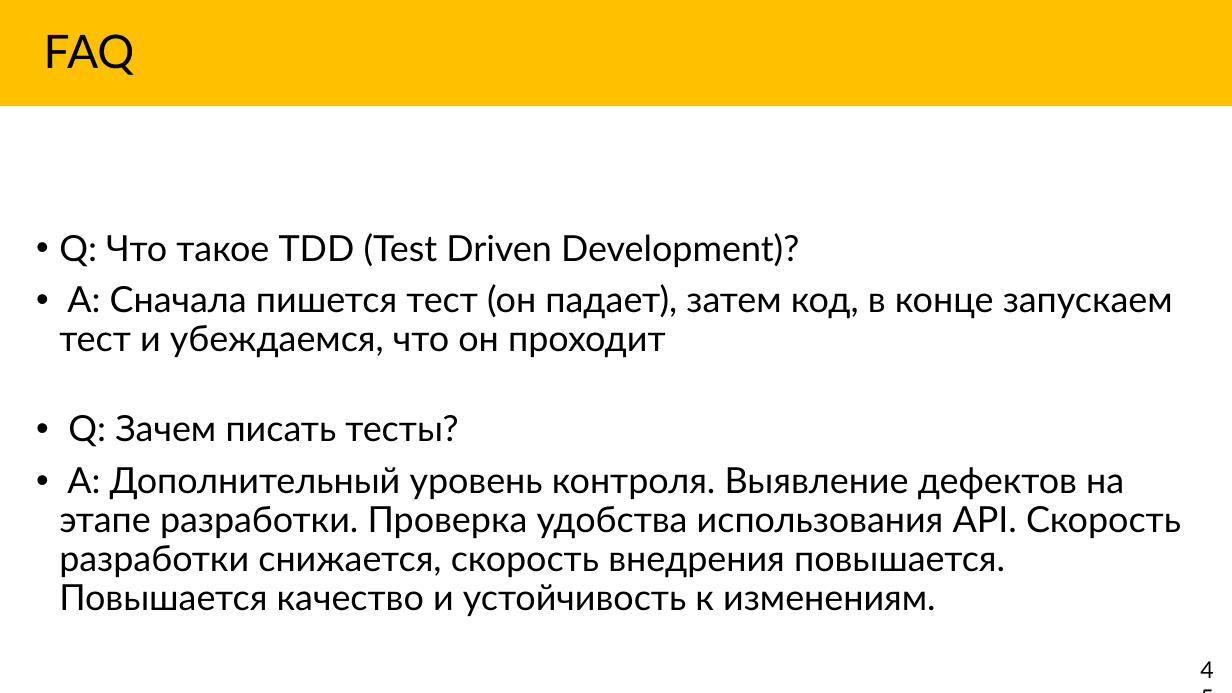
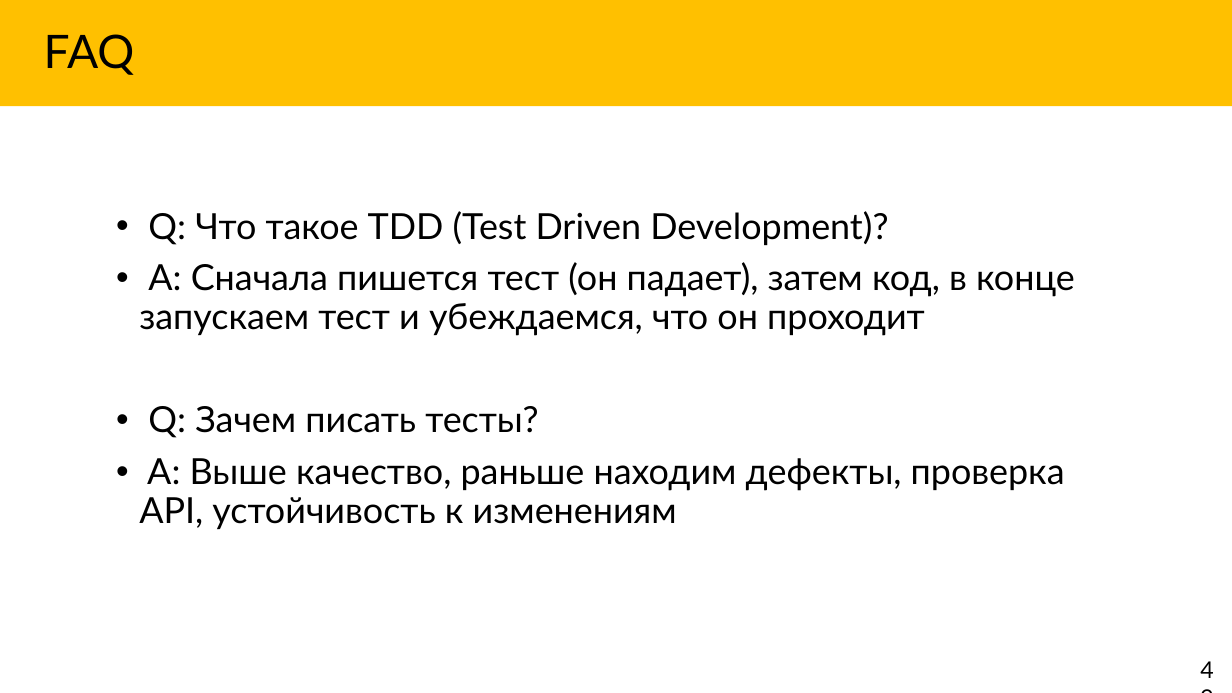
Before and after one commit to Markeli/BugsStrikesBack, a slide deck: slide 49 of docs/Markelow.UnitTests.pptx (slide 46 before the commit). Drawn at 1232x693 pixels with LibreOffice and Linux fonts; fonts in the diff are those of the drawing. Boxes give left, top, right and bottom in pixels: in the first picture for what was removed or moved away, otherwise in the second. Text is boxed around its words. In the diff, an @@ line names an element or a change of style, - is before the commit and + after.

```diff
--- a/docs/Markelow.UnitTests.pptx
+++ b/docs/Markelow.UnitTests.pptx
@@ text "Q: Что такое TDD (Test ...": place and size @@
-text "Q: Что такое TDD (Test ..." at [59,233,1181,616]
+text "Q: Что такое TDD (Test ..." at [139,211,1075,529]
@@ text at [139,458,1065,529]: text changed @@
-• A: Дополнительный уровень контроля. Выявление дефектов на этапе разработки. Проверка удобства использования API. Скорость разработки снижается, скорость внедрения повышается. Повышается качество и устойчивость к изменениям.
+• A: Выше качество, раньше находим дефекты, проверка API, устойчивость к изменениям
```
Also in this commit, not shown: 26 other slides changed, 7 slides added, 3 slides removed, 10 other files.
